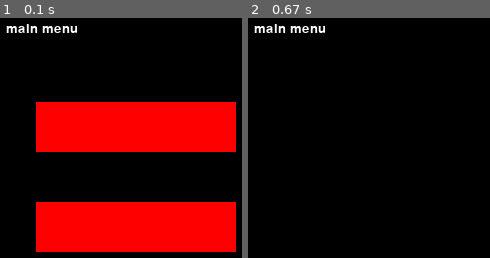
Above: before the commit, frames 1-2 (left to right).
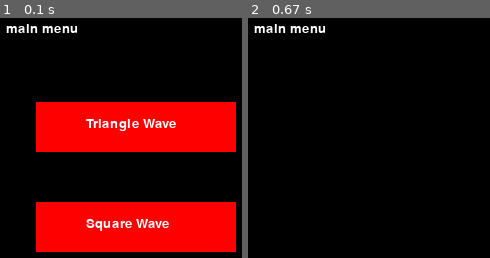
Above: after the commit, the same moments.

Repository: PINKTAIGAH/DAH
Game: pygame game, started from DAH_project/gui_test.py
The game is run twice, just before and just after one commit, with the same random seed, the same clock (stepped at 60 frames per second) and the same inputs.
Inputs (mouse positions are in pixels of both pictures, inside the frame that each line leads up to):
- Up to frame 1 (0.1 s): no input
- Up to frame 2 (0.67 s): click (383, 126) at 0.38 s, where only the run after the commit has a clickable "Triangle Wave"

The runs differ from the first frame. In frame 1, 1.6% of the frame differs, in the area x 35-73%, y 42-89%; in frame 2, nothing differs.

Commit message:
Added text to buttons

Diff:
--- a/DAH_project/gui_test.py
+++ b/DAH_project/gui_test.py
@@ -46,6 +46,8 @@
                 time.sleep(1)
         pygame.draw.rect(screen, (255, 0, 0), button_1)
         pygame.draw.rect(screen, (255, 0, 0), button_2)
+        draw_text('Triangle Wave', font, (255, 255, 255), screen, 100, 115)
+        draw_text('Square Wave', font, (255, 255, 255), screen, 100, 215)
 
         click = False
         for event in pygame.event.get():
